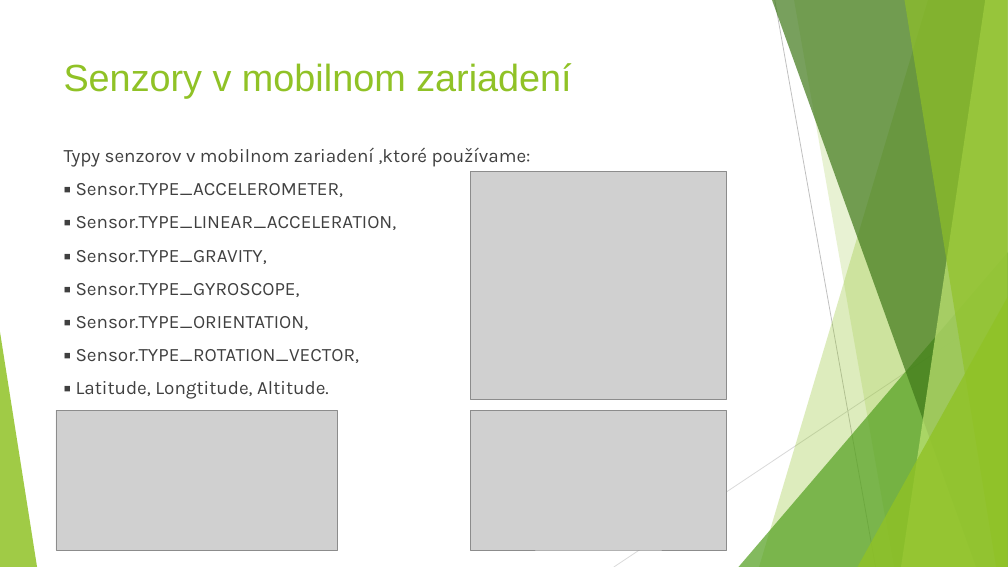
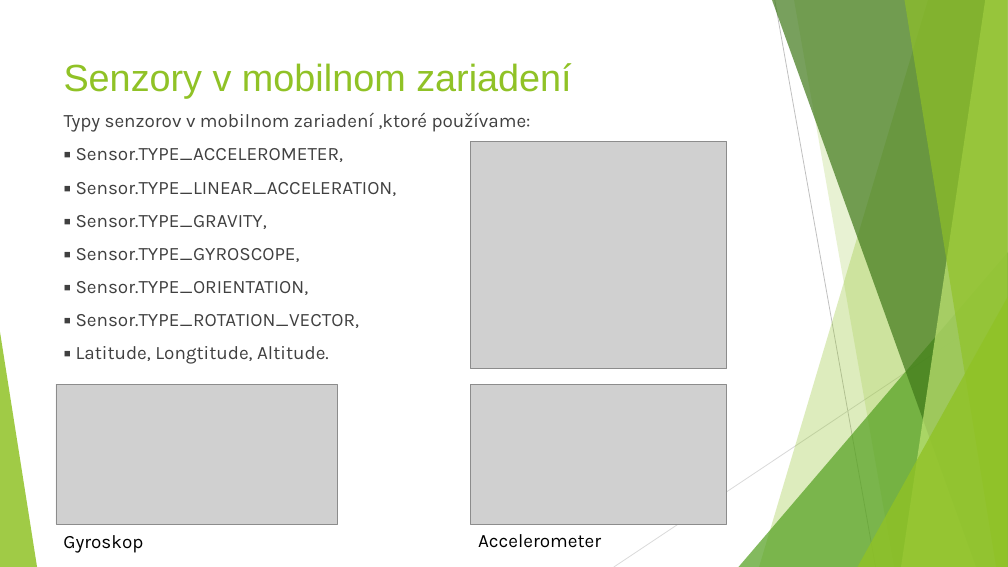
Before and after one commit to gameblaer/zaverecna_praca_bc, a slide deck: slide 5 of Prezentacia_Vrták_Martin.pptx. Drawn at 1008x567 pixels with LibreOffice and Linux fonts; fonts in the diff are those of the drawing; grey boxes stand for pictures. Boxes give left, top, right and bottom in pixels: in the first picture for what was removed or moved away, otherwise in the second. Text is boxed around its words. In the diff, an @@ line names an element or a change of style, - is before the commit and + after.

Commit message:
update

```diff
--- a/Prezentacia_Vrták_Martin.pptx
+++ b/Prezentacia_Vrták_Martin.pptx
@@ text "Typy senzorov v mobilnom zariadení ...": place and size @@
-text "Typy senzorov v mobilnom zariadení ..." at box(64, 148, 531, 399)
+text "Typy senzorov v mobilnom zariadení ..." at box(64, 113, 531, 364)
@@ picture: place and size @@
-picture at box(470, 172, 727, 399)
+picture at box(470, 141, 727, 369)
@@ picture: place and size @@
-picture at box(56, 411, 337, 551)
+picture at box(56, 384, 337, 524)
@@ picture: place and size @@
-picture at box(470, 411, 727, 551)
+picture at box(470, 385, 727, 525)
@@ text added at box(63, 535, 143, 553), 18 pt, text #000000 @@
+Gyroskop
@@ text added at box(478, 534, 601, 548), 18 pt, text #000000 @@
+Accelerometer
```
Also in this commit, not shown: 3 other slides changed.
